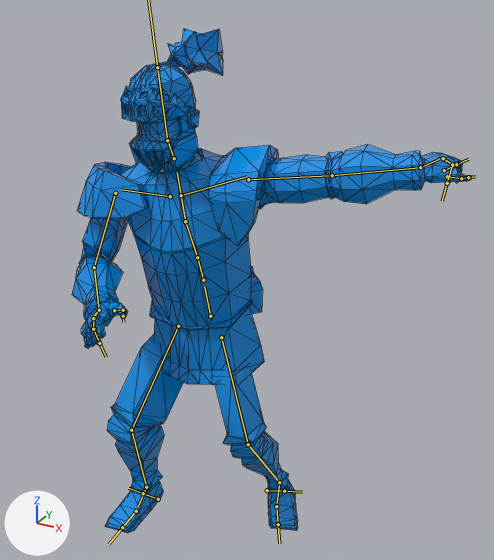
An edit to the FBX model Assets/Model/Fiter2.fbx, drawn before and after from the same camera.
The view is the same before and after, from a 50 mm camera at (1.71, -2.64, 2.83) aimed at (0.3, -0.08, 1.55). The axes (+X, +Y, +Z) are drawn at lower left. The lights are the same throughout. Both versions are drawn at frame 1 of the action 'metarig.001|metarig.001|metarig.001|metarig.001|metarig.001|Action'; the numbers are the values there. The bones that bend it are drawn over the model as lines. Mesh edges are drawn as thin lines.

The first picture shows 'MeshDown'.
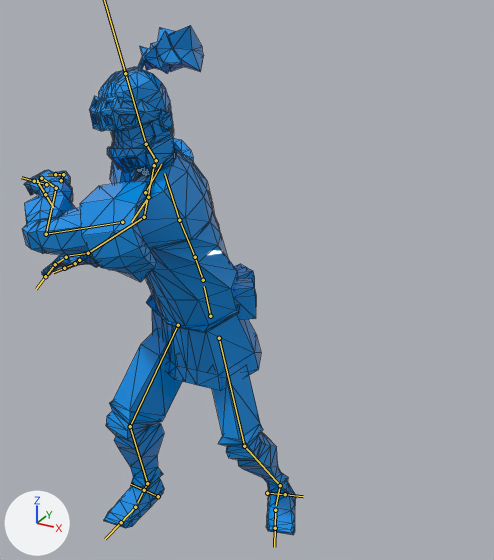
Boxes [x1, y1, x2, y2] around the edits, measured in the pictures (494 x 560 px):
'MeshDown', posed (31% narrower): before [72, 28, 471, 533]; after [22, 25, 296, 535]
bone 'spine.001', root to tip: before (203, 280) to (197, 257); after (203, 280) to (195, 257)
bone 'spine.002', root to tip: before (197, 257) to (185, 221); after (195, 257) to (179, 220)
bone 'spine.003', root to tip: before (185, 221) to (177, 172); after (179, 220) to (164, 173)
bone 'spine.004', root to tip: before (174, 158) to (167, 140); after (156, 160) to (146, 144)
bone 'shoulder.R', root to tip: before (181, 195) to (247, 176); after (148, 197) to (131, 222)
bone 'upper_arm.R', root to tip: before (248, 179) to (332, 175); after (122, 222) to (46, 234)
bone 'forearm.R', root to tip: before (332, 175) to (420, 167); after (46, 234) to (56, 188)
bone 'hand.R', root to tip: before (420, 167) to (442, 157); after (56, 188) to (41, 177)

The edits, one by one:
Bone 'spine' (bone_spine) turns from (0, 0, 0) to (0, 4, -1) degrees about its own x, y and z.
Bone 'spine.001' (bone_spine_001) turns from (15, -10, -1) to (15, 11, 1) degrees about its own x, y and z.
Bone 'spine.002' (bone_spine_002) turns from (10, -4, -3) to (11, 17, 1) degrees about its own x, y and z.
Bone 'spine.003' (bone_spine_003) turns from (-12, -8, 5) to (-5, 7, -1) degrees about its own x, y and z.
Bone 'spine.004' (bone_spine_004) turns from (-5, 20, -7) to (-10, -34, 14) degrees about its own x, y and z.
Bone 'shoulder.R' (bone_shoulder_r) turns from (6, 4, 13) to (12, 4, 57) degrees about its own x, y and z.
Bone 'upper_arm.R' (bone_upper_arm_r) turns from (0, 0, 0) to (70, 5, 14) degrees about its own x, y and z.
Bone 'forearm.R' (bone_forearm_r) turns from (0, 0, 0) to (72, -9, 2) degrees about its own x, y and z.
Bone 'hand.R' (bone_hand_r) turns from (-48, 3, -2) to (-41, -5, -16) degrees about its own x, y and z.
